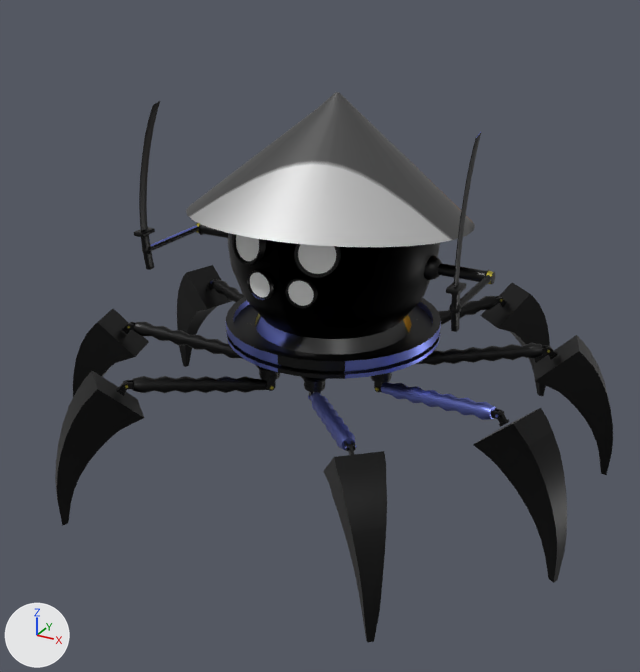
Two versions of the FBX model Assets/Player/Robot.fbx, one commit apart.
Both versions are drawn from a 50 mm camera at (1.89, -3.57, 2.42) aimed at (0.01, -0.16, 0.71). Arrows for +X, +Y and +Z are at lower left; the lights stay in place. Where no turn or scale is listed for an object, it has been applied to the vertices. Vertices at the same position are counted once.
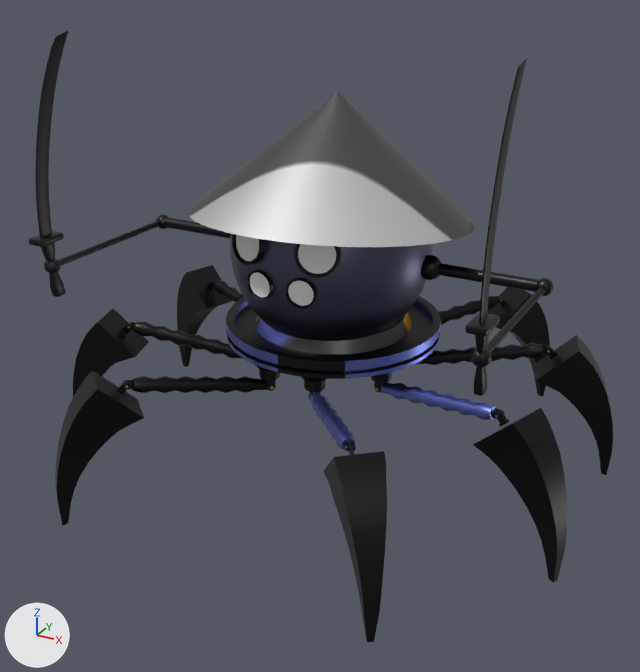
Where the change shows, as pixel boxes [x1, y1, x2, y2] in the pictures (640 x 672 px; the box of a moved part takes in the faces that stretch with it):
'Cylinder', reshaped (11% taller): before [55, 92, 613, 642]; after [29, 31, 613, 642]
part 1 of me_cylinder_009, added: after [230, 234, 433, 341]
part 2 of me_cylinder_009, added (black): after [486, 286, 546, 353]
part 3 of me_cylinder_009, added: after [471, 348, 492, 367]
part 4 of me_cylinder_009, moved or reshaped: before [446, 282, 466, 295]; after [466, 313, 500, 336]
part 5 of me_cylinder_009, moved or reshaped: before [454, 132, 481, 287]; after [479, 56, 527, 323]
part 6 of me_cylinder_009, added (black): after [58, 220, 161, 266]
part 7 of me_cylinder_009, added: after [44, 258, 61, 274]
part 8 of me_cylinder_009, moved or reshaped: before [134, 227, 155, 237]; after [29, 231, 64, 247]
part 9 of me_cylinder_009, moved or reshaped: before [139, 101, 160, 231]; after [35, 31, 68, 237]
part 10 of me_cylinder_009, added: after [536, 278, 553, 296]
part 11 of me_cylinder_009, added: after [156, 214, 168, 229]
part 12 of me_cylinder_009, added (black): after [474, 334, 489, 396]
part 13 of me_cylinder_009, added (black): after [41, 243, 66, 297]
part 14 of me_cylinder_009, deleted (black): before [141, 223, 493, 332]
part 15 of me_cylinder_009, cut back: before [196, 224, 495, 339]; after [164, 217, 538, 292]

What changed in the scene script:
```text
Change me_cylinder_009:
    used by ob_cylinder; location = (0.0, 0.0, 0.0)
    remove me_cylinder_009.from_pydata(...)  # 17988 vertices, 15877 faces; spans x -1.33..1.33, y -1.19..1.19, z -0.01..1.83
    add me_cylinder_009.from_pydata(...)  # 18460 vertices, 16442 faces; spans x -1.33..1.33, y -1.19..1.19, z -0.01..2.09
    me_cylinder_009 part 1: a new loose piece, a UV sphere (32 segments, 16 rings, poles along z) spanning x -0.48..0.48, y -0.5..0.45, z 0.64..1.6, in mat_final (picture img_colorpalette_png)
    me_cylinder_009 part 2: a new loose piece, a 32-sided cylinder along y spanning x 1.004..1.034, y -0.792..-0.031, z 1.079..1.109, in mat_final (picture img_colorpalette_png)
    me_cylinder_009 part 3: a new loose piece, an icosphere of 320 faces spanning x 0.982..1.055, y -0.843..-0.77, z 1.057..1.13, in mat_final (picture img_colorpalette_png)
    me_cylinder_009 part 4: the loose piece of 68 vertices spanning x 0.75..0.81, y -0.49..-0.39, z 1.18..1.2 is scaled about its middle by 1.48, then moved by (0.24, -0.38, 0.04)
    me_cylinder_009 part 5: the loose piece of 129 vertices spanning x 0.77..0.78, y -0.46..-0.26, z 1.18..1.77 is scaled about its middle by 1.48, then moved by (0.24, -0.34, 0.18)
    me_cylinder_009 part 6: a new loose piece, a 32-sided cylinder along y spanning x -1.034..-1.004, y -0.792..-0.031, z 1.079..1.109, in mat_final (picture img_colorpalette_png)
    me_cylinder_009 part 7: a new loose piece, an icosphere of 320 faces spanning x -1.055..-0.982, y -0.843..-0.77, z 1.057..1.13, in mat_final (picture img_colorpalette_png)
    me_cylinder_009 part 8: the loose piece of 68 vertices spanning x -0.81..-0.75, y -0.49..-0.39, z 1.18..1.2 is scaled about its middle by 1.48, then moved by (-0.24, -0.38, 0.04)
    me_cylinder_009 part 9: the loose piece of 129 vertices spanning x -0.78..-0.77, y -0.46..-0.26, z 1.18..1.77 is scaled about its middle by 1.48, then moved by (-0.24, -0.34, 0.18)
    me_cylinder_009 part 10: a new loose piece of 513 vertices spanning x 0.98..1.05, y -0.04..0.04, z 1.05..1.13, in mat_final (picture img_colorpalette_png)
    me_cylinder_009 part 11: a new loose piece of 513 vertices spanning x -1.05..-0.98, y -0.04..0.04, z 1.05..1.13, in mat_final (picture img_colorpalette_png)
    me_cylinder_009 part 12: a new loose piece of 124 vertices spanning x 1.0..1.04, y -0.85..-0.76, z 0.94..1.23, in mat_final (picture img_colorpalette_png)
    me_cylinder_009 part 13: a new loose piece of 124 vertices spanning x -1.04..-1.0, y -0.85..-0.76, z 0.94..1.23, in mat_final (picture img_colorpalette_png)
    me_cylinder_009 part 14: 8 loose pieces with 976 vertices, spanning x -0.8..0.8, y -0.46..0.03, z 1.0..1.19, are deleted
    me_cylinder_009 part 15: 824 vertices removed from x -0.79..0.79, y -0.5..0.5, z 0.79..1.5; 64 vertices added at x -0.99..0.99, y -0.03..0.03, z 1.07..1.12
```
